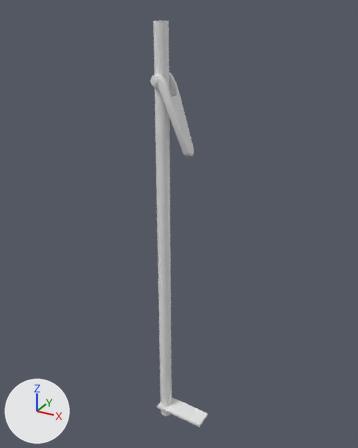
Before and after pictures for a commit that changed the FBX model Assets/Fbx/Vagon/Vagon_tambur/Vagon_tambur_platform_holder_01.fbx.
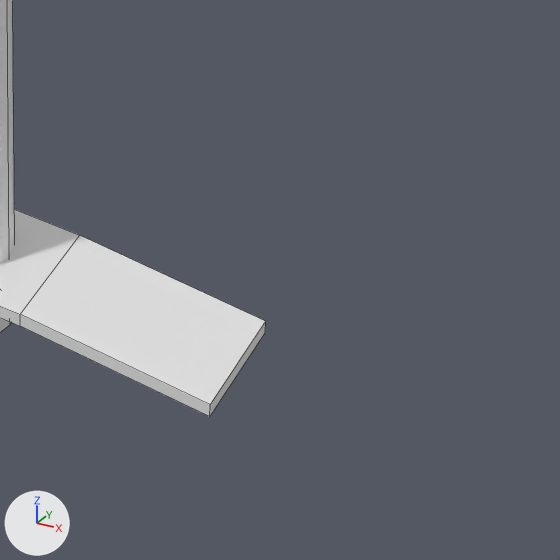
Each version is shown whole from a camera (50 mm lens) standing at (11.16, 0.819, 2.012) and looking at (10.849, 1.383, 1.73), then close up on the part from 47% to 70% of the width and 82% to 100% of the height. Every picture has the same lights, and +X, +Y and +Z are marked at lower left. The close-ups show mesh edges as thin lines. Where no turn or scale is listed for an object, it has been applied to the vertices.

Objects in the first close-up: 'Vagon_tambur_platform_holder_01'.
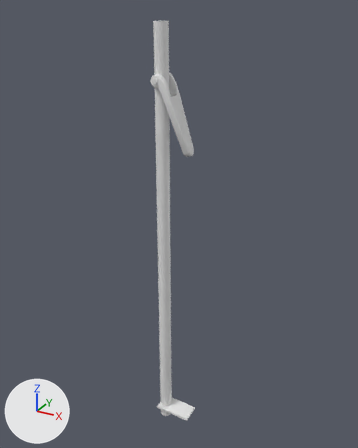
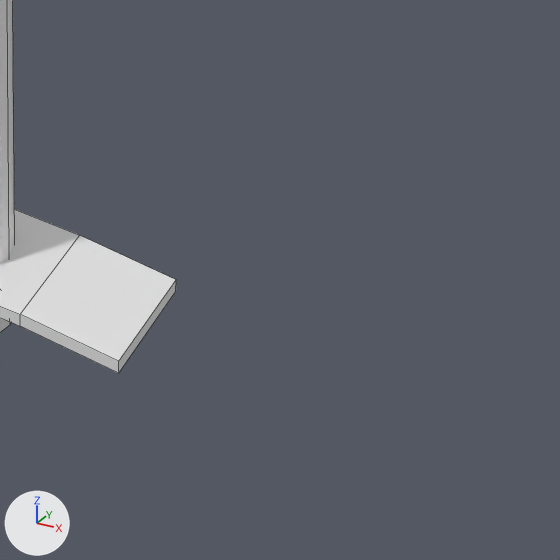
Boxes [x1, y1, x2, y2] around the edits, measured in the close-ups (560 x 560 px; the box of a moved part takes in the faces that stretch with it):
'Vagon_tambur_platform_holder_01', reshaped: before [0, 0, 266, 417]; after [0, 0, 176, 373]
part 1 of me_vagon_tambur_platform_holder_01, moved or reshaped: before [115, 278, 266, 417]; after [115, 278, 176, 373]

The edits, one by one:
me_vagon_tambur_platform_holder_01 has 37 vertices, 34 faces and spans x -0.009..0.07, y -0.015..0.014, z -0.012..0.6.
me_vagon_tambur_platform_holder_01 is used by ob_vagon_tambur_platform_holder_01; location (10.8317, 1.371, 1.3962).
Before the commit, vertices of me_vagon_tambur_platform_holder_01: 25 (0.07, -0.015, 0.002) at pixel (209, 416), 26 (0.07, -0.015, 0.006) at pixel (210, 404), 29 (0.07, 0.014, 0.002) at pixel (265, 332), 30 (0.07, 0.014, 0.006) at pixel (265, 321).
Part 1, on me_vagon_tambur_platform_holder_01:
Vertices 25, 26, 29, 30 of me_vagon_tambur_platform_holder_01 move by (-0.024, 0.0, 0.002).
